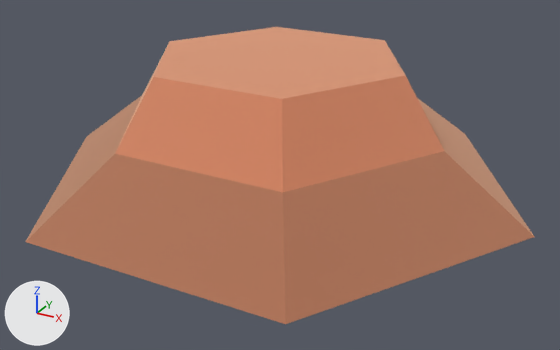
What one commit did to the glTF model packs/nature-kit/crops-dirtsingle.glb.
The view is the same before and after, from a 50 mm lens placed at (0.274, -0.496, 0.202), pointed at (0.009, -0.014, -0.039). The axes (+X, +Y, +Z) are drawn at lower left. The lights are the same throughout. The older version comes first. Where no turn or scale is listed for an object, it has been applied to the vertices.

The first picture shows 'crops_dirtSingle'.
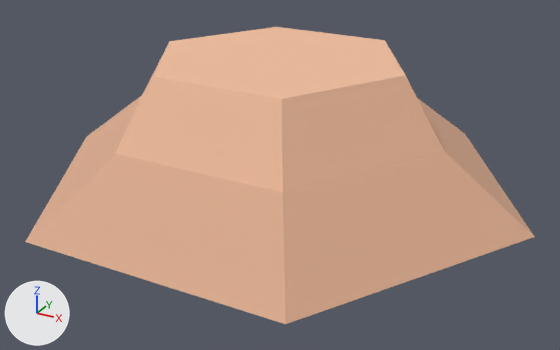
Pixel boxes [x1, y1, x2, y2] of what changed, in the pictures (560 x 350 px):
```json
{"object": "crops_dirtSingle", "change": "surface changed", "before": [25, 27, 534, 324], "after": [25, 27, 534, 324], "on screen": "lighter"}
```

Scene script edits in JSON lines:
```json
{"op": "set", "path": "mat_dirt.metallic", "old": "1.0", "new": "0.0"}
{"op": "set", "path": "mat_dirtdark.metallic", "old": "1.0", "new": "0.0"}
{"op": "remove", "block": "ob_tmpparent", "code": ["ob_tmpparent = bpy.data.objects.new('tmpParent', None)", "ob_tmpparent.location = (0.0, 0.0, 0.0)"]}
```
